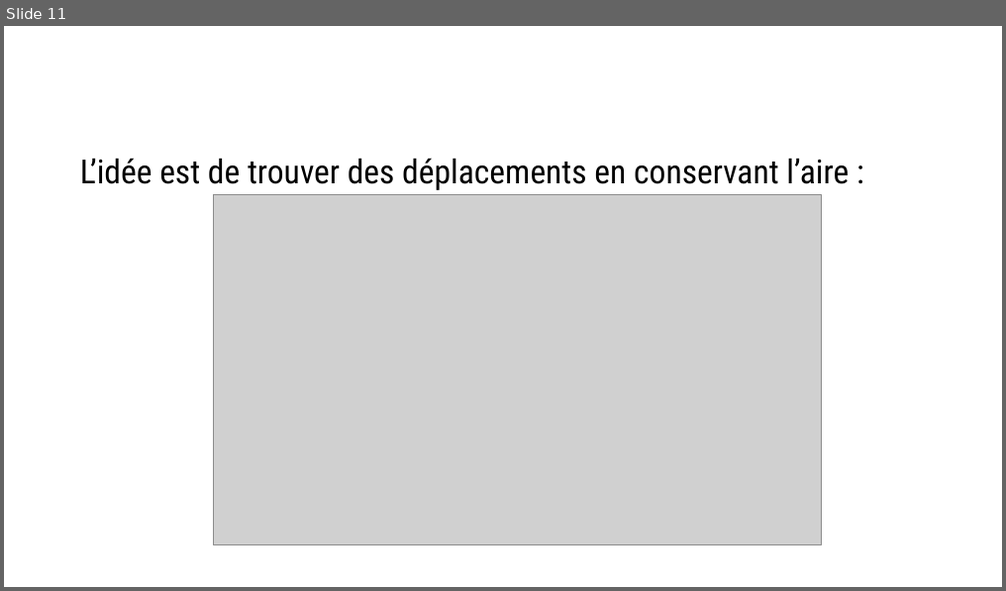
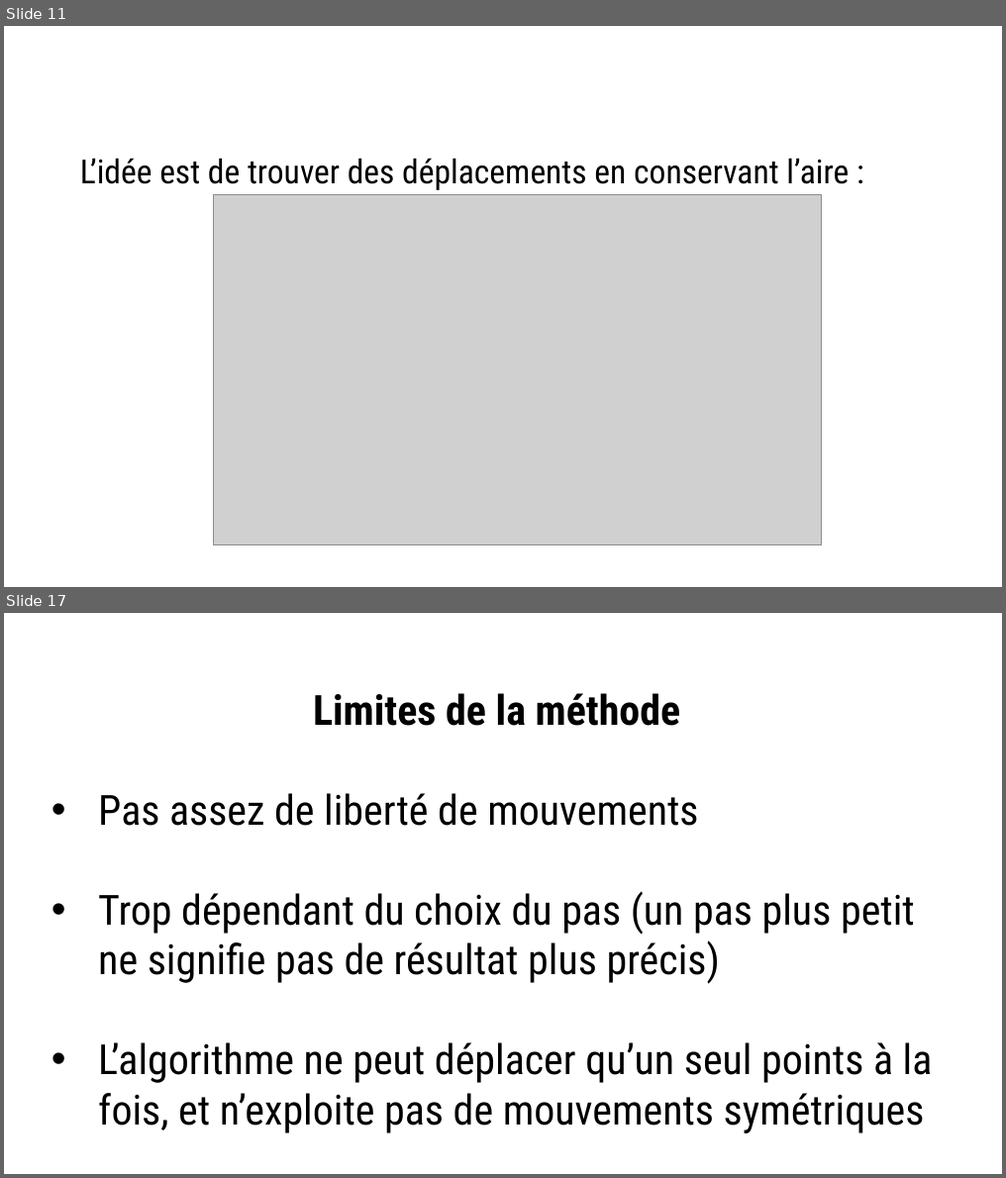
Before and after one commit to Savagerqt/Projet2A, a slide deck: Présentation1.pptx. Shown one above the other, each under a label of ours: slide 11 before the commit, slides 11 and 17 after it; the slides between them are not shown. The pictures are 1006x591 and 1006x1178 pixels, drawn with LibreOffice and Linux fonts; fonts in the diff are those of the drawing; grey boxes stand for pictures; background and template pictures are left out. Boxes give left, top, right and bottom in pixels: in the first picture for what was removed or moved away, otherwise in the second. Text is boxed around its words. In the diff, an @@ line names an element or a change of style, - is before the commit and + after.

Commit message:
Petit Update de mi-Parcours PPT

```diff
--- a/Présentation1.pptx
+++ b/Présentation1.pptx
@@ slide 17 added at bbox=[4, 613, 1002, 1174], background #FFFFFF @@
@@ text added at bbox=[98, 693, 933, 1134], 40 pt, text #000000 @@
+Limites de la méthode
+• Pas assez de liberté de mouvements
+• Trop dépendant du choix du pas (un pas plus petit ne signifie pas de résultat plus précis)
+• L’algorithme ne peut déplacer qu’un seul points à la fois, et n’exploite pas de mouvements symétriques
```
Also in this commit, not shown: 3 slides changed, 7 other slides added, 6 other files.
